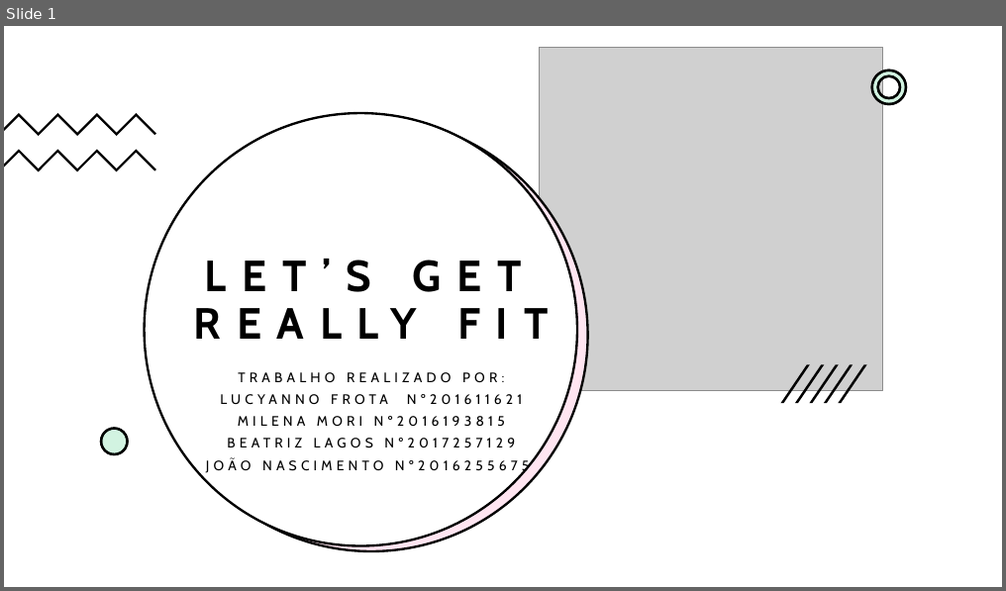
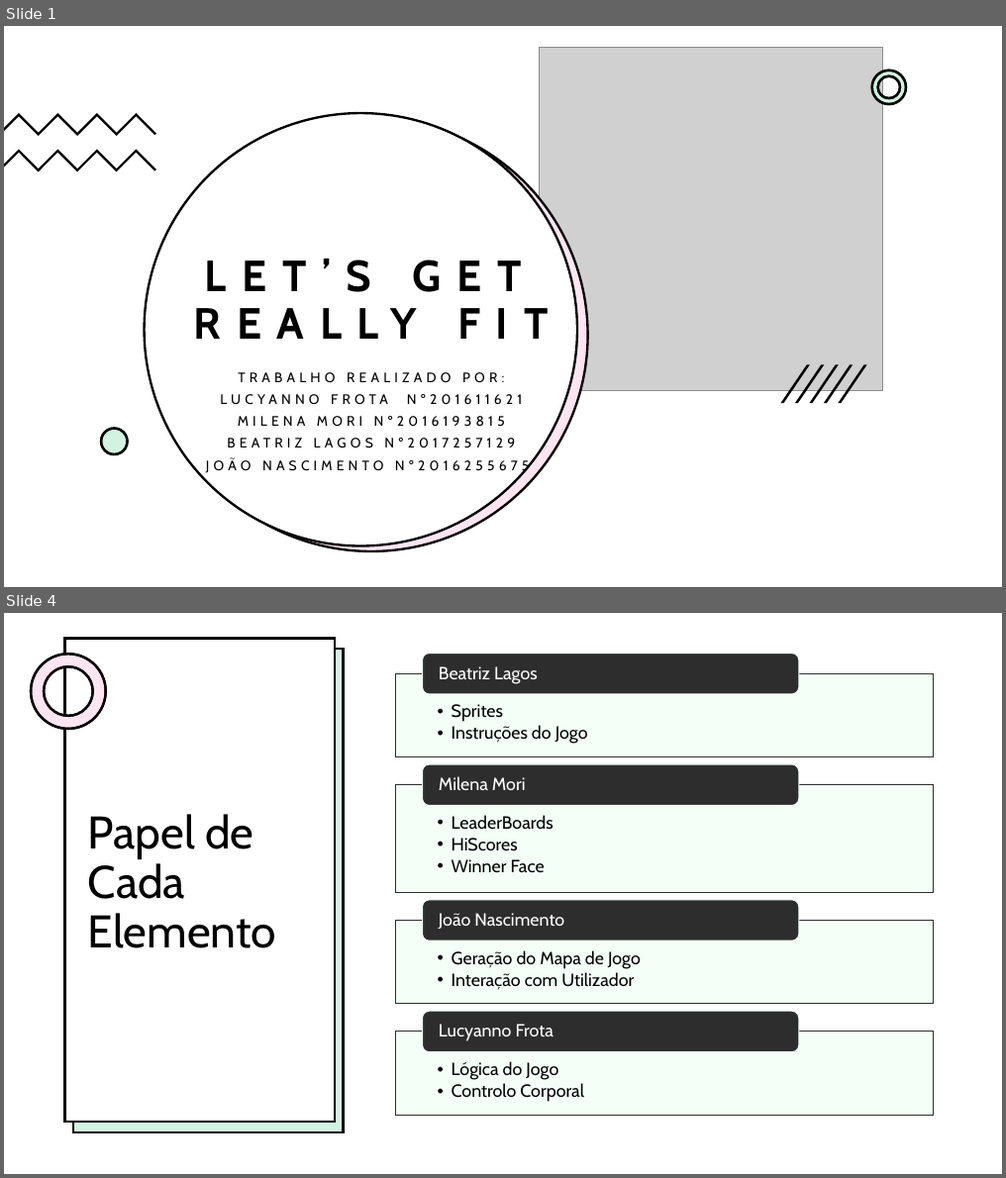
Before and after one commit to JoaoCarlosNascimento/Mario-Game, a slide deck: Let’s Get REALLY Fit.pptx. Shown one above the other, each under a label of ours: slide 1 before the commit, slides 1 and 4 after it; the slides between them are not shown. The pictures are 1006x591 and 1006x1178 pixels, drawn with LibreOffice and Linux fonts; fonts in the diff are those of the drawing; grey boxes stand for pictures. Boxes give left, top, right and bottom in pixels: in the first picture for what was removed or moved away, otherwise in the second. Text is boxed around its words. In the diff, an @@ line names an element or a change of style, - is before the commit and + after.

```diff
--- a/Let’s Get REALLY Fit.pptx
+++ b/Let’s Get REALLY Fit.pptx
@@ slide 4 added at (4, 613, 1002, 1174), background #FFFFFF @@
@@ rectangle added at (4, 613, 1002, 1174), fill #FFFFFF @@
@@ rectangle added at (64, 639, 334, 1122), fill #FFFFFF, outline #000000 2.25 pt @@
@@ freeform shape added at (31, 655, 106, 729), fill #FFFFFF, outline #000000 2.25 pt @@
@@ freeform shape added at (31, 655, 106, 729), fill #FF80BD at 20% opacity, outline #000000 2.25 pt @@
@@ rectangle added at (73, 650, 343, 1134), fill #FFFFFF @@
@@ rectangle added at (73, 649, 344, 1133), fill #21C46B at 20% opacity, outline #000000 2.25 pt @@
@@ title added at (88, 814, 276, 949), 44 pt, text #000000 @@
+Papel de Cada Elemento
@@ group added at (395, 654, 934, 1115): 8 texts, 4 rectangles, 4 rounded rectangles @@
+  • Sprites
+  • Instruções do Jogo
+Beatriz Lagos
+  • LeaderBoards
+  • HiScores
+  • Winner Face
+Milena Mori
+  • Geração do Mapa de Jogo
+  • Interação com Utilizador
+João Nascimento
+  • Lógica do Jogo
+  • Controlo Corporal
+Lucyanno Frota
```
Also in this commit, not shown: 2 slides changed, 3 other slides added, 1 slide removed.
